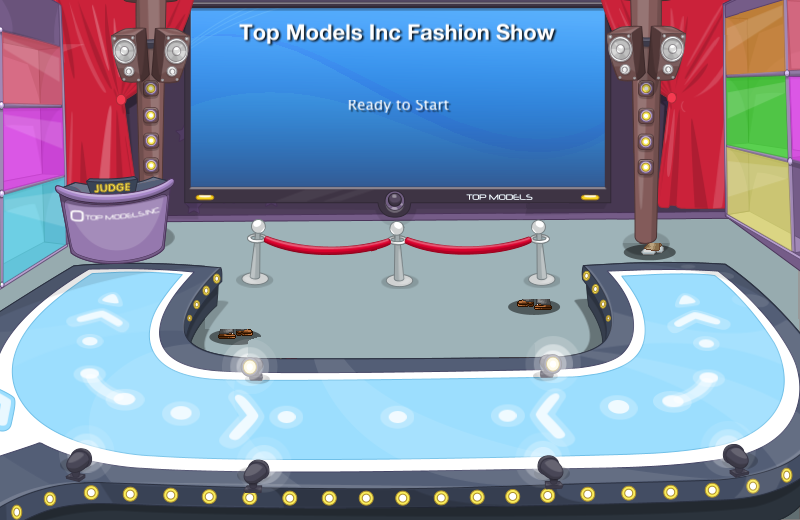
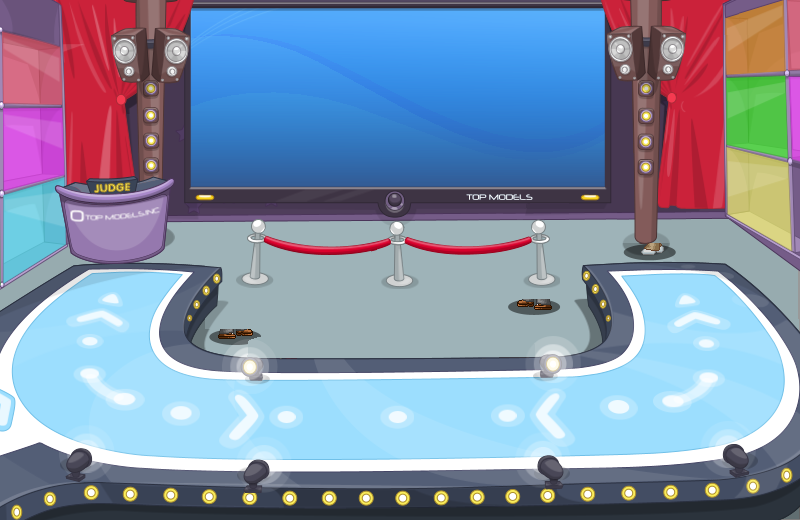
The second (800, 520) image is a revision of the first. Changes to its layers:
added layer "Layer 3" above "screen" over [192, 8, 604, 188]
